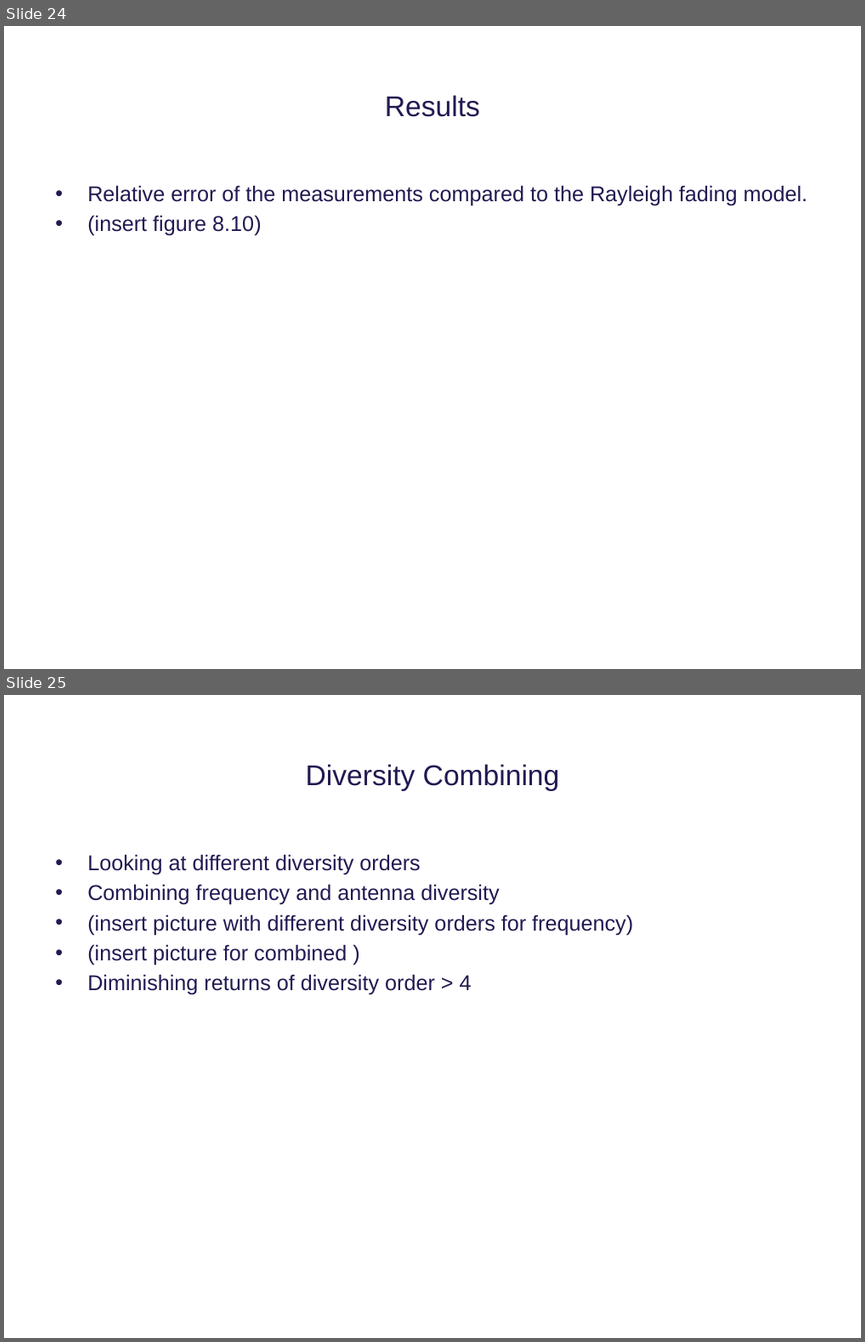
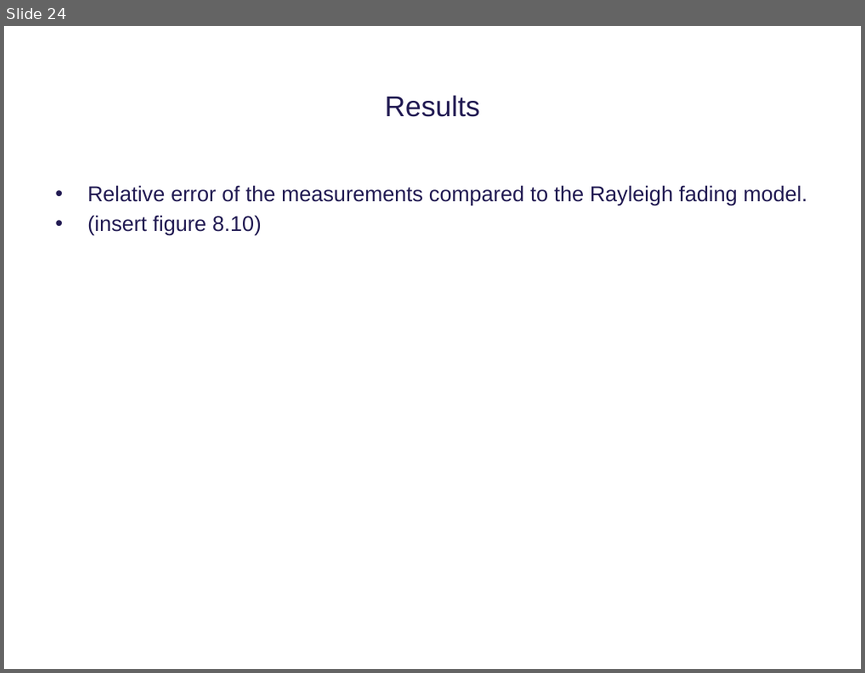
Before and after one commit to tkjj13/P8, a slide deck: ppt/premature ppt.pptx. Shown one above the other, each under a label of ours: slides 24 and 25 before the commit, slide 24 after it. The pictures are 865x1342 and 865x673 pixels, drawn with LibreOffice and Linux fonts; fonts in the diff are those of the drawing; background and template pictures are left out. Boxes give left, top, right and bottom in pixels: in the first picture for what was removed or moved away, otherwise in the second. Text is boxed around its words. In the diff, an @@ line names an element or a change of style, - is before the commit and + after.

```diff
--- a/ppt/premature ppt.pptx
+++ b/ppt/premature ppt.pptx
@@ slide 25 removed at (4, 695, 861, 1338), background #FFFFFF @@
@@ title removed at (306, 764, 560, 791) @@
-Diversity Combining
@@ text removed at (87, 854, 633, 995) @@
-• Looking at different diversity orders
-• Combining frequency and antenna diversity
-• (insert picture with different diversity orders for frequency)
-• (insert picture for combined )
-• Diminishing returns of diversity order > 4
```
Also in this commit, not shown: 5 slides added, 1 other slide removed.
